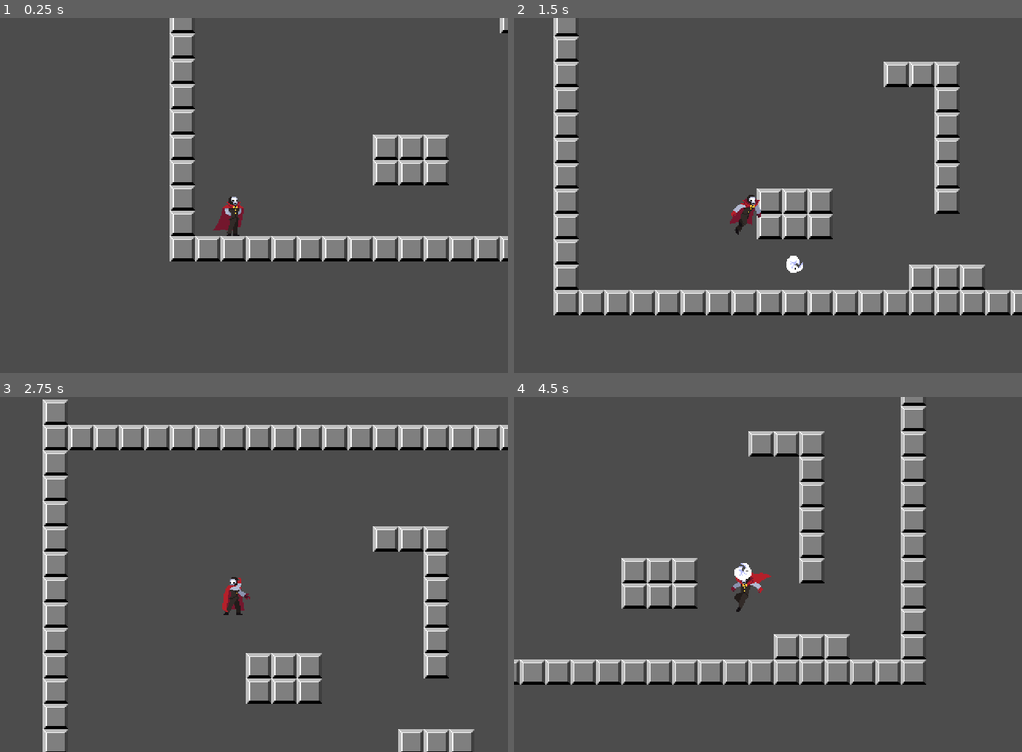
Above: before the commit, frames 1-4 (two rows, left to right).
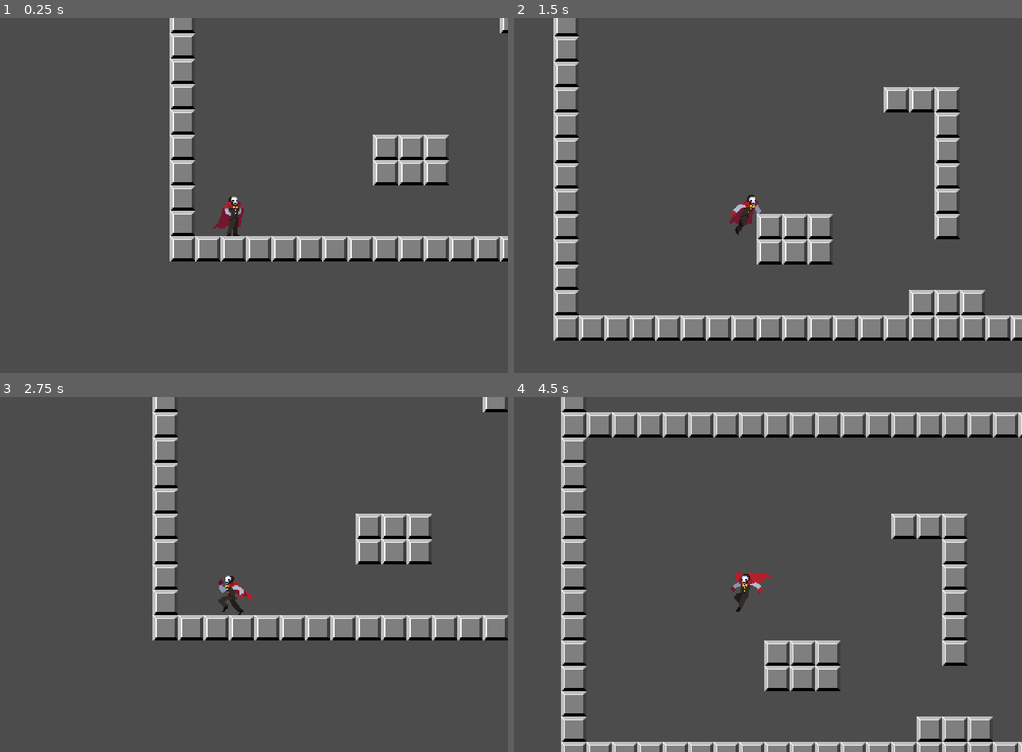
Above: after the commit, the same moments.

Repository: hectorid/jeonsa_prototype
Game: Godot game, scene res://scenes/Level.tscn
Same seed, same stepped clock (60 frames per second), same inputs: the game is played once before the commit and once after it.
Inputs:
- Up to frame 1 (0.25 s): no input
- Up to frame 2 (1.5 s): tap Enter at 0.5 s; hold J (shoot) 0.53-1.28 s; hold D (move_right) from 0.53 s (still down); tap K (jump) at 0.77, 0.8, 1.07, 1.35 s
- Up to frame 3 (2.75 s): tap K (jump) at 1.52, 1.82, 2.3 s; tap J (shoot) at 1.55 s; release D (move_right) at 2.03 s; hold A (move_left) from 2.03 s (still down); hold J (shoot) from 2.03 s (still down)
- Up to frame 4 (4.5 s): release A (move_left) at 2.78 s; release J (shoot) at 2.78 s; hold D (move_right) 2.78-4.28 s; tap J (shoot) at 2.85, 4.35 s; tap K (jump) at 3.02, 3.32, 3.6, 3.77, 4.07 s; hold A (move_left) from 4.28 s (still down)

The runs differ from the first frame. In frame 1, less than 0.1% of the frame differs, in the area x 41-48%, y 51-60%; in frame 2, 15%; in frame 3, 24%; in frame 4, 28%, in the area x 0-100%, y 0-100%.

Commit message:
First commit

Diff:
--- a/scenes/Level.tscn
+++ b/scenes/Level.tscn
@@ -1,8 +1,8 @@
 [gd_scene load_steps=7 format=2]
 
 [ext_resource path="res://scripts/Level.gd" type="Script" id=1]
-[ext_resource path="res://sprites/tile_test_24.png" type="Texture" id=2]
-[ext_resource path="res://scenes/Player.tscn" type="PackedScene" id=3]
+[ext_resource path="res://scenes/Player.tscn" type="PackedScene" id=2]
+[ext_resource path="res://sprites/tile_test_24.png" type="Texture" id=3]
 [ext_resource path="res://config/scenes/GameConfigMenu.tscn" type="PackedScene" id=4]
 
 [sub_resource type="ConvexPolygonShape2D" id=1]
@@ -29,6 +29,9 @@
 [node name="Level" type="Node"]
 script = ExtResource( 1 )
 
+[node name="Player" parent="." instance=ExtResource( 2 )]
+position = Vector2( 59.9723, 234.858 )
+
 [node name="TileMap" type="TileMap" parent="." groups=[
 "wall",
 ]]
@@ -37,9 +40,6 @@
 format = 1
 tile_data = PoolIntArray( -6, 0, 0, -65536, 0, 0, 0, 0, 0, 1, 0, 0, 2, 0, 0, 3, 0, 0, 4, 0, 0, 5, 0, 0, 6, 0, 0, 7, 0,  …(973 unchanged characters)…
 
-[node name="Player" parent="." instance=ExtResource( 3 )]
-position = Vector2( 59.9723, 234.858 )
-
 [node name="GUI" type="CanvasLayer" parent="."]
 
 [node name="GameConfigMenu" parent="GUI" instance=ExtResource( 4 )]
--- a/scenes/Player.tscn
+++ b/scenes/Player.tscn
@@ -19,22 +19,23 @@
 "times": PoolRealArray( 0 ),
 "transitions": PoolRealArray( 1 ),
 "update": 1,
-"values": [ 14 ]
+"values": [ 18 ]
 }
 
 [sub_resource type="Animation" id=3]
-length = 0.1
+length = 0.2
+loop = true
 tracks/0/type = "value"
 tracks/0/path = NodePath("Sprite:frame")
 tracks/0/interp = 1
-tracks/0/loop_wrap = true
+tracks/0/loop_wrap = false
 tracks/0/imported = false
 tracks/0/enabled = true
 tracks/0/keys = {
-"times": PoolRealArray( 0 ),
-"transitions": PoolRealArray( 1 ),
-"update": 1,
-"values": [ 13 ]
+"times": PoolRealArray( 0, 0.1 ),
+"transitions": PoolRealArray( 1, 1 ),
+"update": 0,
+"values": [ 15, 16 ]
 }
 
 [sub_resource type="Animation" id=4]
@@ -54,6 +55,23 @@
 }
 
 [sub_resource type="Animation" id=5]
+length = 0.2
+loop = true
+tracks/0/type = "value"
+tracks/0/path = NodePath("Sprite:frame")
+tracks/0/interp = 1
+tracks/0/loop_wrap = false
+tracks/0/imported = false
+tracks/0/enabled = true
+tracks/0/keys = {
+"times": PoolRealArray( 0, 0.1 ),
+"transitions": PoolRealArray( 1, 1 ),
+"update": 0,
+"values": [ 12, 13 ]
+}
+
+[sub_resource type="Animation" id=6]
+resource_name = "latch"
 length = 0.1
 tracks/0/type = "value"
 tracks/0/path = NodePath("Sprite:frame")
@@ -65,10 +83,10 @@
 "times": PoolRealArray( 0 ),
 "transitions": PoolRealArray( 1 ),
 "update": 1,
-"values": [ 12 ]
+"values": [ 17 ]
 }
 
-[sub_resource type="Animation" id=6]
+[sub_resource type="Animation" id=7]
 length = 0.6
 loop = true
 tracks/0/type = "value"
@@ -99,8 +117,8 @@
 
 [node name="Sprite" type="Sprite" parent="."]
 texture = ExtResource( 2 )
-hframes = 20
-frame = 5
+hframes = 25
+frame = 15
 
 [node name="Collision" type="CollisionShape2D" parent="."]
 position = Vector2( 0, 6 )
@@ -121,5 +139,6 @@
 anims/fall = SubResource( 3 )
 anims/idle = SubResource( 4 )
 anims/jump = SubResource( 5 )
-anims/run = SubResource( 6 )
-script = SubResource( 7 )
+anims/latch = SubResource( 6 )
+anims/run = SubResource( 7 )
+script = SubResource( 8 )
--- a/scripts/Player.gd
+++ b/scripts/Player.gd
@@ -1,125 +1,187 @@
 extends KinematicBody2D
 class_name Player
 
+const NONE = -1
 const FLOOR_NORMAL = Vector2(0, -1)
 const MAX_ATK_POWER = 3
 const PROJ_SCN = preload("res://scenes/Projectile.tscn")
+
+onready var atkPauseTimer : Timer = $Timers/AtkPause
+
+const STATE = ["IDLE", "RUN", "JUMP", "FALL", "CHARGE", "ATTACK", "LATCH", "DEAD"]
+enum {IDLE, RUN, JUMP, FALL, CHARGE, ATTACK, LATCH, DEAD}
+var state : int = IDLE
+var prev_state : int = state
+var next_state : int = state
 
 var vars : Dictionary = {}
 
 var velocity : Vector2
 
-var is_dead : bool = false
-var is_hit : bool = false
-var is_charging : bool = false
-var is_attacking : bool = false
-var is_moving: bool = false
-var is_falling : bool = false
-
-var is_on_floor : bool = false
-var is_on_wall : bool = false
+var moving: bool = false
+var on_floor : bool = false
+var on_wall : bool = false
 
 var target_direction := Vector2(1,0)
 
-var energy : float = 0
 var charge : float = 0
 
 func _physics_process(delta) -> void:
 	vars = Config.get_section('player')
 
-	var INPUT_MOVE_UP := Input.get_action_strength('move_up')
-	var INPUT_MOVE_DOWN := Input.get_action_strength('move_down')
-	var INPUT_MOVE_LEFT := Input.get_action_strength('move_left')
-	var INPUT_MOVE_RIGHT := Input.get_action_strength('move_right')
+	on_floor = is_on_floor()
+	on_wall = is_on_wall()
+
+	process(delta)
+#		#WALL SLIDE
+#		if is_on_wall and velocity.y > 0:
+#			velocity.y /= 2
+#
+#		# JUMP
+#		var INPUT_JUMP := Input.is_action_just_pressed("jump")
+#		if (is_on_floor or is_on_wall) and INPUT_JUMP:
+#			velocity.y = -vars['jump_force']
+#
+#		# ATTACK
+#		if move_direction:
+#			target_direction = move_direction.normalized()
+#	#		$TargetIndicator.position = target_direction * vars['inidicator_distance']
+#
+#		var INPUT_CHARGING := Input.is_action_pressed("shoot")
+#		var INPUT_CHARGE_PRESS := Input.is_action_just_pressed("shoot")
+#		var INPUT_CHARGE_RELEASE := Input.is_action_just_released("shoot")
+#
+#		is_charging = INPUT_CHARGING
+#
+#		if INPUT_CHARGING:
+#			if INPUT_CHARGE_PRESS:
+#				charge = 1
+#
+#			charge += vars['charge_rate'] * delta
+#			if charge > MAX_ATK_POWER:
+#				charge = MAX_ATK_POWER
+#			print(charge)
+#		else:
+#			if INPUT_CHARGE_RELEASE:
+#				atkPauseTimer.start(vars['atk_pause'])
+#
+#
+#				var proj = PROJ_SCN.instance()
+#				proj.global_position = global_position
+#				proj.direction = target_direction
+#				Game.spawn(proj)
+#
+#			charge = 0
+#	else:
+#		is_charging = false
+
+func process(delta):
+#	var INPUT_MOVE_UP := Input.get_action_strength("move_up")
+#	var INPUT_MOVE_DOWN := Input.get_action_strength("move_down")
+	var INPUT_MOVE_LEFT := Input.get_action_strength("move_left")
+	var INPUT_MOVE_RIGHT := Input.get_action_strength("move_right")
+	var INPUT_JUMP_PRESS:= Input.is_action_just_pressed("jump")
+	var INPUT_ATTACK := Input.is_action_pressed("attack")
+	var INPUT_ATTACK_PRESS := Input.is_action_just_pressed("attack")
 
 	var move_direction := Vector2()
 
 	move_direction.x = INPUT_MOVE_RIGHT - INPUT_MOVE_LEFT
-	move_direction.y = INPUT_MOVE_DOWN - INPUT_MOVE_UP
+#	move_direction.y = INPUT_MOVE_DOWN - INPUT_MOVE_UP
 
-	is_moving = move_direction.x != 0
-	is_falling = velocity.y > 0
+	moving = move_direction.x != 0
 
-	is_on_floor = is_on_floor()
-	is_on_wall = is_on_wall()
+	var grav_modifier : float = 1.0
+	var can_move : bool = true
 
-	if not (is_dead or is_hit):
-		#HORIZONTAL MOVEMENT
-		if is_on_floor and (is_charging or is_attacking):
-			velocity.x = 0
-		else:
-			velocity.x = move_direction.x * vars['move_speed']
+	#STATES
+	prev_state = state
+	state = next_state
 
-		# GRAVITY
-		velocity.y += vars['gravity'] * delta
-		if velocity.y > vars['max_gravity']:
-			velocity.y = vars['max_gravity']
+	var on_enter_state : bool = state != prev_state
 
-		#WALL SLIDE
-		if is_on_wall and velocity.y > 0:
-			velocity.y /= 2
+	if on_enter_state:
+		print(STATE[state])
+	match state:
+		IDLE:
+			$AnimPlayer.switch('idle')
 
-		# JUMP
-		var INPUT_JUMP := Input.is_action_just_pressed("jump")
-		if (is_on_floor or is_on_wall) and INPUT_JUMP:
-			velocity.y = -vars['jump_force']
+			if INPUT_ATTACK_PRESS:
+				next_state = CHARGE
+			elif INPUT_JUMP_PRESS or velocity.y < 0:
+				next_state = JUMP
+			elif moving:
+				next_state = RUN
+		RUN:
+			$AnimPlayer.switch('run')
 
-		# SHOOT
-		if move_direction:
-			target_direction = move_direction.normalized()
-	#		$TargetIndicator.position = target_direction * vars['inidicator_distance']
+			if INPUT_ATTACK_PRESS:
+				next_state = CHARGE
+			elif INPUT_JUMP_PRESS or velocity.y < 0:
+				next_state = JUMP
+			elif not moving:
+				next_state = IDLE
+		JUMP:
+			if on_enter_state:
+				velocity.y = -vars['jump_force']
 
-		var INPUT_CHARGING := Input.is_action_pressed("shoot")
-		var INPUT_CHARGE_PRESS := Input.is_action_just_pressed("shoot")
-		var INPUT_CHARGE_RELEASE := Input.is_action_just_released("shoot")
+			$AnimPlayer.switch('jump')
 
-		is_charging = INPUT_CHARGING
+			if INPUT_ATTACK_PRESS:
+				next_state = CHARGE
+			elif velocity.y >= 0:
+				next_state = FALL
+		FALL:
+			$AnimPlayer.switch('fall')
 
-		if INPUT_CHARGING:
-			if INPUT_CHARGE_PRESS:
-				charge = 1
+			if INPUT_ATTACK_PRESS:
+				next_state = CHARGE
+			elif on_wall:
+				next_state = LATCH
+			elif on_floor:
+				next_state = IDLE
+		CHARGE:
+			$AnimPlayer.switch('charge')
 
-			charge += vars['charge_rate'] * delta
-			if charge > MAX_ATK_POWER:
-				charge = MAX_ATK_POWER
-			print(charge)
-		else:
-			if INPUT_CHARGE_RELEASE:
-				var proj = PROJ_SCN.instance()
-				proj.global_position = global_position
-				proj.direction = target_direction
-				Game.spawn(proj)
+			can_move = false
 
-			charge = 0
-	else:
-		is_charging = false
+			if not INPUT_ATTACK:
+				next_state = ATTACK
+		ATTACK:
+			$AnimPlayer.switch('attack')
 
+			can_move = false
+
+			next_state = IDLE
+		LATCH:
+			$AnimPlayer.switch('latch')
+
+			grav_modifier = 0.5
+
+			if on_wall and velocity.y > 0:
+				velocity.y = 0
+
+			if INPUT_JUMP_PRESS:
+				next_state = JUMP
+			elif not on_wall:
+				next_state = FALL
+
+			if on_floor:
+				next_state = IDLE
+
+	if velocity.x:
+		$Sprite.flip_h = velocity.x < 0
+
+	#HORIZONTAL MOVEMENT
+	if can_move:
+		velocity.x = move_direction.x * vars['move_speed']
+	elif on_floor:
+		velocity.x = 0
+
+	# GRAVITY
+	velocity.y += vars['gravity'] * delta
+	if velocity.y > vars['max_gravity']:
+		velocity.y = vars['max_gravity']
 
 	# APPLY MOVEMENT
 	velocity = move_and_slide(velocity, FLOOR_NORMAL)
-
-
-	#ANIMATION
-	if velocity.x:
-		$Sprite.flip_h = velocity.x < 0
-
-	if is_dead:
-		$AnimPlayer.switch('death')
-	elif is_hit:
-		$AnimPlayer.switch('hit')
-	elif is_charging:
-			$AnimPlayer.switch('charge')
-	elif is_on_floor:
-		if is_attacking:
-			$AnimPlayer.switch('atk_ground')
-		elif is_moving:
-			$AnimPlayer.switch('run')
-		else:
-			$AnimPlayer.switch('idle')
-	else:
-		if is_attacking:
-			$AnimPlayer.switch('atk_air')
-		elif is_falling:
-			$AnimPlayer.switch('fall')
-		else:
-			$AnimPlayer.switch('jump')
Not shown: 1 places in scenes/Level.tscn that only renumber resources
Not shown: 2 places in scenes/Player.tscn that only renumber resources
Binary file changed: sprites/mister_n_spritesheet.png
